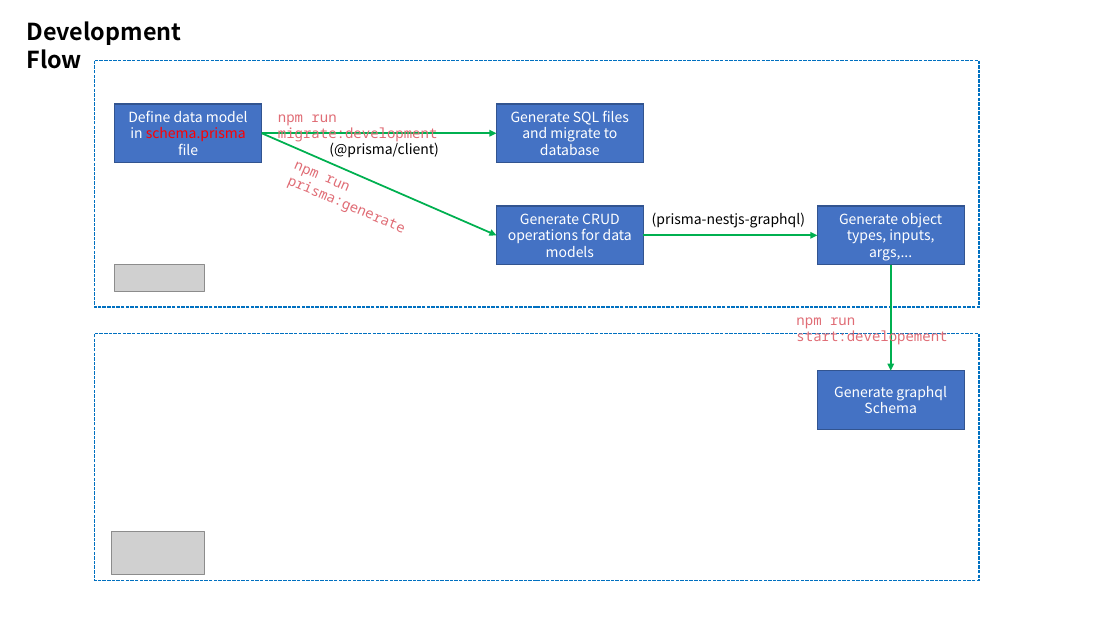
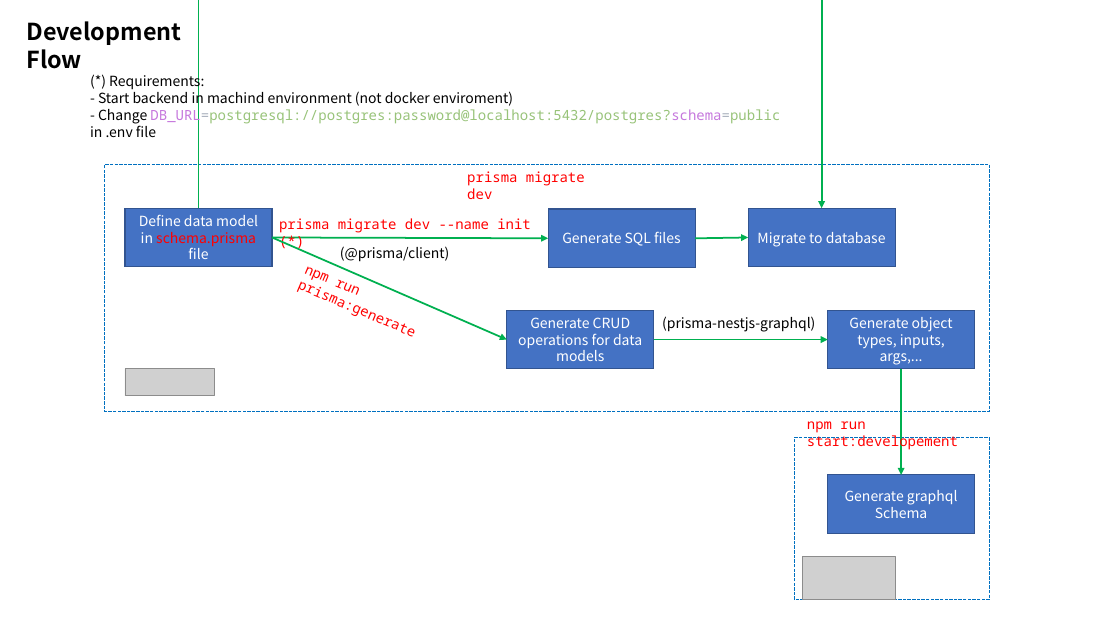
Before and after one commit to dukinfotech/nestjs-nextjs, a slide deck: slide 2 of docs/infra_architecture.pptx. Drawn at 1120x630 pixels with LibreOffice and Linux fonts; fonts in the diff are those of the drawing; grey boxes stand for pictures. Boxes give left, top, right and bottom in pixels: in the first picture for what was removed or moved away, otherwise in the second. Text is boxed around its words. In the diff, an @@ line names an element or a change of style, - is before the commit and + after.

```diff
--- a/docs/infra_architecture.pptx
+++ b/docs/infra_architecture.pptx
@@ text added at bbox=[90, 73, 780, 137], 12 pt, text #000000 @@
+(*) Requirements:
+- Start backend in machind environment (not docker enviroment)
+- Change DB_URL=postgresql://postgres:password@localhost:5432/postgres?schema=public in .env file
@@ text added at bbox=[467, 171, 585, 199], 12 pt, text #FF0000 @@
+prisma migrate dev
@@ elbow arrow added from (198, 208) to (822, 208), #00B050 1.5 pt @@
@@ rectangle "Generate SQL files": place and size @@
-rectangle "Generate SQL files" at bbox=[497, 104, 644, 163]
+rectangle "Generate SQL files" at bbox=[549, 209, 696, 268]
@@ rectangle added at bbox=[749, 208, 896, 267], fill #4472C4, outline #325491 1 pt, 12 pt, text #FFFFFF @@
+Migrate to database
@@ 5 rectangles, 4 texts, 3 arrows, 1 picture: place and size @@
-5 rectangles, 4 texts, 3 arrows, 1 picture at bbox=[94, 60, 979, 429]
+5 rectangles, 4 texts, 3 arrows, 1 picture at bbox=[104, 165, 989, 534]
@@ arrow moved from (261, 134) - (497, 134) to (272, 238) - (549, 239) @@
@@ text at bbox=[279, 218, 531, 233]: text changed; text colour #E06C75 to #FF0000 @@
-npm run migrate:development
+prisma migrate dev --name init (*)
@@ text in rectangle at bbox=[562, 231, 681, 246]: text changed @@
-Generate SQL files and migrate to database
+Generate SQL files
@@ arrow added from (696, 239) to (749, 238), #00B050 1.5 pt @@
@@ text "npm run prisma:generate" at bbox=[304, 260, 358, 297]: text colour #E06C75 to #FF0000 @@
@@ text "npm run start:developement" at bbox=[807, 421, 958, 450]: text colour #E06C75 to #FF0000 @@
@@ rectangle: place and size @@
-rectangle at bbox=[94, 334, 979, 581]
+rectangle at bbox=[795, 438, 990, 599]
@@ picture: place and size @@
-picture at bbox=[111, 531, 203, 575]
+picture at bbox=[802, 556, 895, 600]
```
Also in this commit, not shown: 1 other slide changed, 1 slide added.
